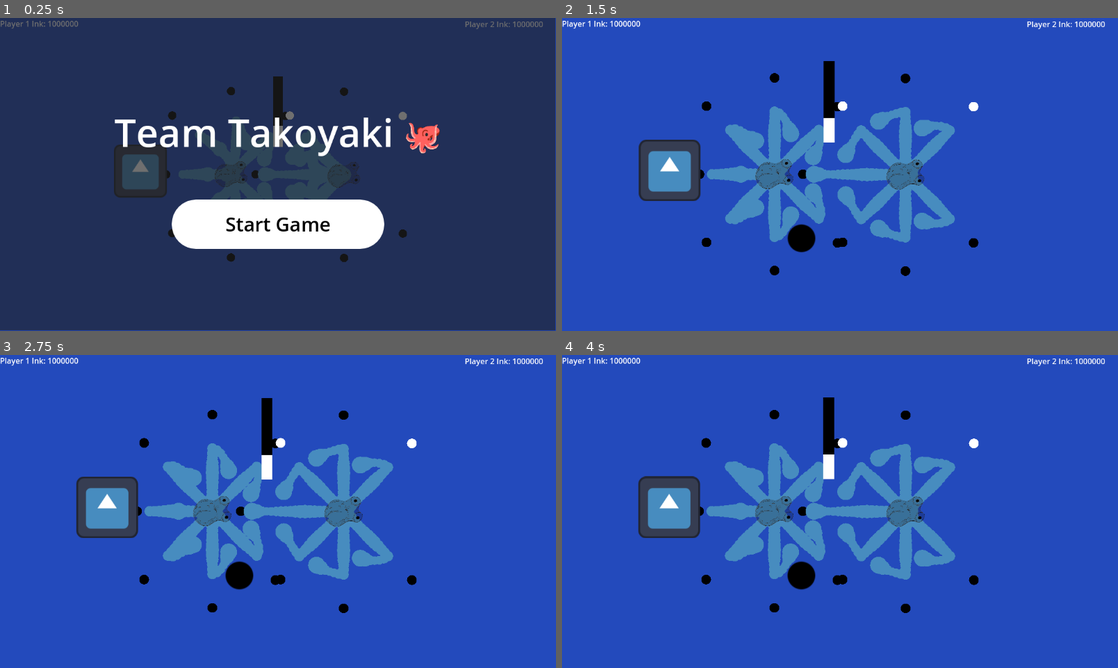
Above: before the commit, frames 1-4 (two rows, left to right).
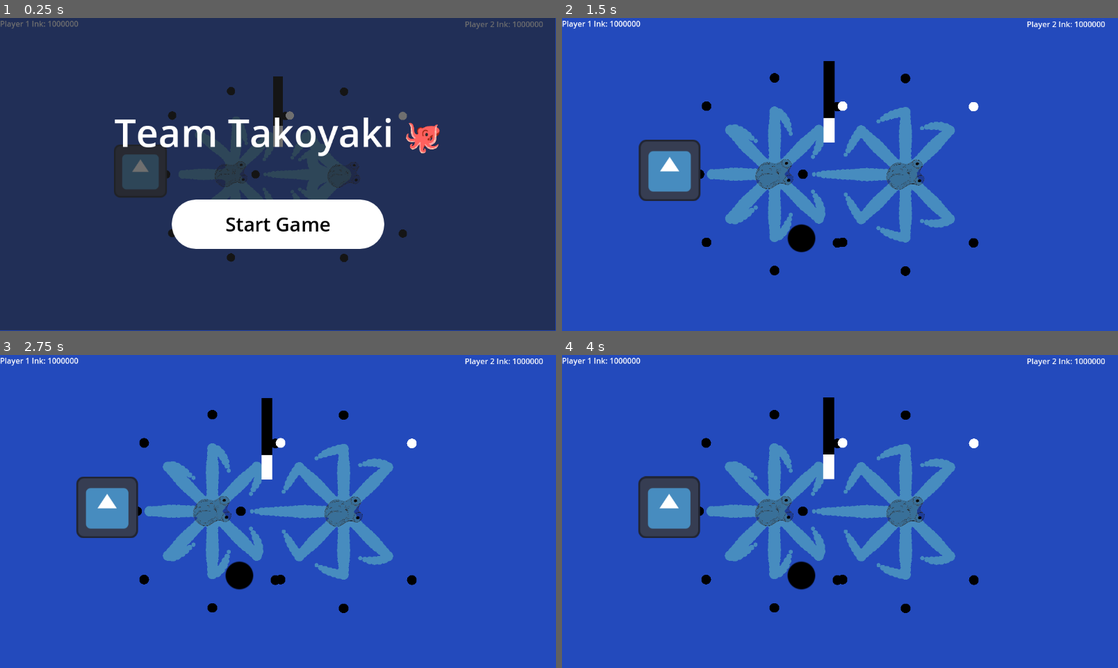
Above: after the commit, the same moments.

Repository: kam-zhan-yue/cissa-gmc-jam
Game: Godot game, scene res://scenes/main.tscn
Two runs of this game, one before a commit and one after it. Both use one fixed random seed, a clock stepped at 60 frames per second and the inputs below. The engine's default icon, where the game draws it, is replaced by a stand-in: a white triangle on a blue panel in a dark square.
Inputs (mouse positions are in pixels of both pictures, inside the frame that each line leads up to):
- Up to frame 1 (0.25 s): no input
- Up to frame 2 (1.5 s): click "Start Game" at 0.5 s; move the mouse to (962, 158) at 1.27 s
- Up to frame 3 (2.75 s): tap Enter at 2 s; move the mouse to (166, 527) at 2.02 s
- Up to frame 4 (4 s): tap Space at 2.75 s; move the mouse to (895, 442) at 2.77 s; tap Enter at 3.5 s; move the mouse to (812, 574) at 3.52 s

The runs differ from the first frame. In frame 1, less than 0.1% of the frame differs, in the area x 46-47%, y 49-51%; in frame 2, 1.5%; in frame 3, 1.5%; in frame 4, 1.5%, in the area x 30-68%, y 30-71%.

Commit message:
tidy up restriction angles

Diff:
--- a/resources/game_settings.tres
+++ b/resources/game_settings.tres
@@ -7,7 +7,7 @@
 point_count = 3
 
 [sub_resource type="Curve" id="Curve_ks8vh"]
-_data = [Vector2(0, 0.884664), 0.0, 0.0, 0, 0, Vector2(0.251244, 0.604563), 0.0, 0.0, 0, 0, Vector2(0.465174, 0.689692), 0.0, 0.0, 0, 0, Vector2(0.651741, 0.549641), 0.0, 0.0, 0, 0, Vector2(0.863184, 0.437051), 0.0, 0.0, 0, 0, Vector2(1, 0.870934), 0.0, 0.0, 0, 0]
+_data = [Vector2(0, 0.884664), 0.0, 0.0, 0, 0, Vector2(0.251244, 0.604563), 0.0, 0.0, 0, 0, Vector2(0.465174, 0.689692), 0.0, 0.0, 0, 0, Vector2(0.651741, 0.549641), 0.0, 0.0, 0, 0, Vector2(0.863184, 0.437051), 0.0, 0.0, 0, 0, Vector2(1, 0.216374), 0.0, 0.0, 0, 0]
 point_count = 6
 
 [resource]
--- a/scripts/entities/arms.gd
+++ b/scripts/entities/arms.gd
@@ -7,7 +7,7 @@
 var primary_arm: PrimaryArm
 var restriction = 0.0
 
-const RESTRICTION_ANGLE = 10.0
+const RESTRICTION_ANGLE = -50.0
 const STRIDE_DISTANCE = 150.0
 const ARM_SPEED = 900.0
 
